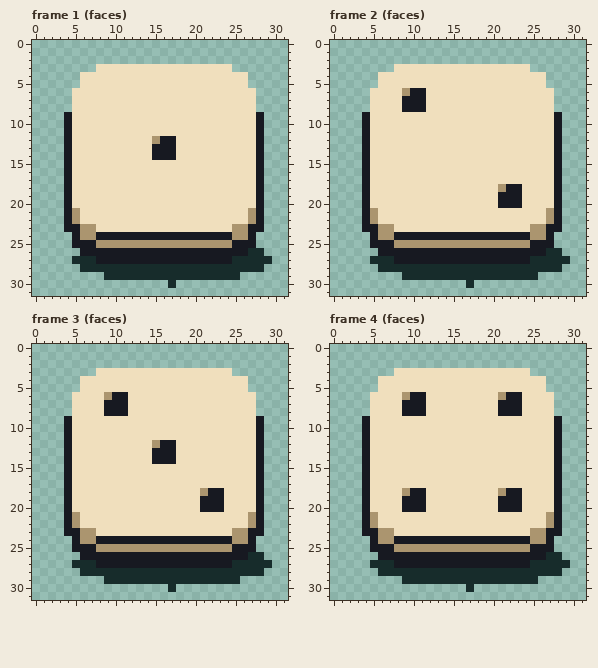
Two versions of one pixel-art file, assets/source/aseprite/dice/d6.aseprite. The picture above is the old version.
32x32 pixels, 6 frames. Colours within 5 levels of each other are drawn and written as one. Shown: frame 1 (faces), frame 2 (faces), frame 3 (faces), frame 4 (faces). The commit also changed other frames, which this record leaves out.
After:
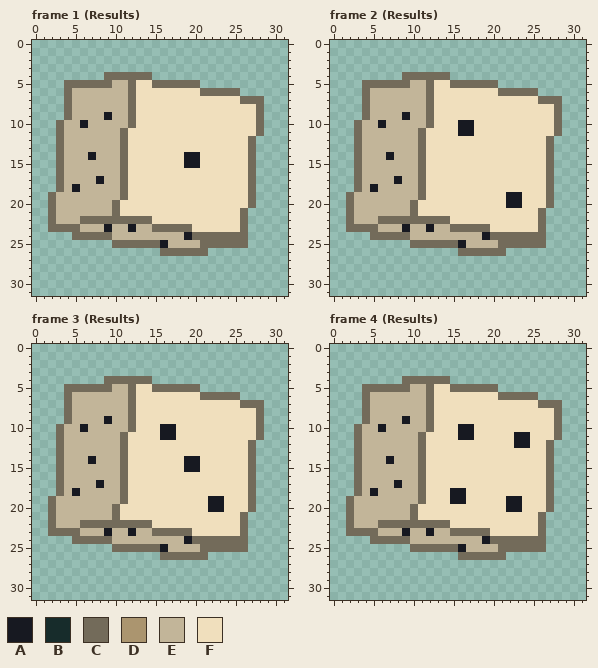
Palette (. is transparent): A #171921  B #172c2b  C #736b5a  D #ab956f  E #c2b599  F #f0dfbd
Change:
Changed rows in their new state; - is an unchanged pixel.
Frame 1 (Results):
first column x 2:
 3 ------.................-----
 4 ----...CCCCCC............---
 5 --CCCCCCEEC--CCCCCC......---
 6 --CEEEEEEEC--------CCCCC..--
 7 --CEEEEEEEC-------------CCC-
 8 --CEEEEEEEC---------------C-
 9 --CEEEEAEEC---------------C-
10 -CEEAEEEEEC---------------C-
11 -CEEEEEEEC----------------C-
12 -CEEEEEEEC---FFF---------C.-
13 -CEEEEEEEC---FFF---------C.-
14 -CEEEAEEEC---FFF-AA------C.-
15 -CEEEEEEEC-------AA------C.-
16 -CEEEEEEEC---------------C.-
17 -CEEEEAEEC---------------C.-
18 -CEAEEEEEC---------------C.-
19 CEEEEEEEEC---------------C.-
20 CEEEEEEEC----------------C.-
21 CEEEEEEEC---------------C..-
22 CEEECCCCCCCCC-----------C..-
23 CCCCEEEAEEAEECCCCC-----FC..-
24 ---CCCCCEEEEEEEEE-CCCCCCC.--
25 ---.....CCCCCCAEEEECCCCCC.--
26 ----..........CCCCCC.......-
27 ---.........................
28 ----.......................-
29 -------.................----
30 ---------------.------------
Frame 2 (Results):
first column x 2:
 3 ------.................-----
 4 ----...CCCCCC............---
 5 --CCCCCCEEC--CCCCCC......---
 6 --CEEEEEEEC--------CCCCC..--
 7 --CEEEEEEEC-------------CCC-
 8 --CEEEEEEEC---------------C-
 9 --CEEEEAEEC---------------C-
10 -CEEAEEEEEC---AA----------C-
11 -CEEEEEEEC----AA----------C-
12 -CEEEEEEEC---------------C.-
13 -CEEEEEEEC---------------C.-
14 -CEEEAEEEC---------------C.-
15 -CEEEEEEEC---------------C.-
16 -CEEEEEEEC---------------C.-
17 -CEEEEAEEC---------------C.-
18 -CEAEEEEEC---------FFF---C.-
19 CEEEEEEEEC---------F-----C.-
20 CEEEEEEEC----------F-----C.-
21 CEEEEEEEC---------------C..-
22 CEEECCCCCCCCC-----------C..-
23 CCCCEEEAEEAEECCCCC-----FC..-
24 ---CCCCCEEEEEEEEE-CCCCCCC.--
25 ---.....CCCCCCAEEEECCCCCC.--
26 ----..........CCCCCC.......-
27 ---.........................
28 ----.......................-
29 -------.................----
30 ---------------.------------
Frame 3 (Results):
first column x 2:
 3 ------.................-----
 4 ----...CCCCCC............---
 5 --CCCCCCEEC--CCCCCC......---
 6 --CEEEEEEEC--------CCCCC..--
 7 --CEEEEEEEC-------------CCC-
 8 --CEEEEEEEC---------------C-
 9 --CEEEEAEEC---------------C-
10 -CEEAEEEEEC---AA----------C-
11 -CEEEEEEEC----AA----------C-
12 -CEEEEEEEC---FFF---------C.-
13 -CEEEEEEEC---FFF---------C.-
14 -CEEEAEEEC---FFF-AA------C.-
15 -CEEEEEEEC-------AA------C.-
16 -CEEEEEEEC---------------C.-
17 -CEEEEAEEC---------------C.-
18 -CEAEEEEEC---------FFF---C.-
19 CEEEEEEEEC---------F-----C.-
20 CEEEEEEEC----------F-----C.-
21 CEEEEEEEC---------------C..-
22 CEEECCCCCCCCC-----------C..-
23 CCCCEEEAEEAEECCCCC-----FC..-
24 ---CCCCCEEEEEEEEE-CCCCCCC.--
25 ---.....CCCCCCAEEEECCCCCC.--
26 ----..........CCCCCC.......-
27 ---.........................
28 ----.......................-
29 -------.................----
30 ---------------.------------
Frame 4 (Results):
first column x 2:
 3 ------.................-----
 4 ----...CCCCCC............---
 5 --CCCCCCEEC--CCCCCC......---
 6 --CEEEEEEEC--------CCCCC..--
 7 --CEEEEEEEC--------FFF--CCC-
 8 --CEEEEEEEC--------FFF----C-
 9 --CEEEEAEEC---------------C-
10 -CEEAEEEEEC---AA----------C-
11 -CEEEEEEEC----AA-----AA---C-
12 -CEEEEEEEC-----------AA--C.-
13 -CEEEEEEEC---------------C.-
14 -CEEEAEEEC---------------C.-
15 -CEEEEEEEC---------------C.-
16 -CEEEEEEEC---------------C.-
17 -CEEEEAEEC---------------C.-
18 -CEAEEEEEC---AA----FFF---C.-
19 CEEEEEEEEC---AA----F-----C.-
20 CEEEEEEECF---------F-----C.-
21 CEEEEEEEC---------------C..-
22 CEEECCCCCCCCC-----------C..-
23 CCCCEEEAEEAEECCCCC-----FC..-
24 ---CCCCCEEEEEEEEE-CCCCCCC.--
25 ---.....CCCCCCAEEEECCCCCC.--
26 ----..........CCCCCC.......-
27 ---.........................
28 ----.......................-
29 -------.................----
30 ---------------.------------
Boxes around the changes in both pictures, in picture pixels (x1, y1, x2, y2):
changed: (48, 64, 272, 288)
changed: (346, 64, 570, 288)
changed: (48, 368, 272, 592)
changed: (346, 368, 570, 592)
